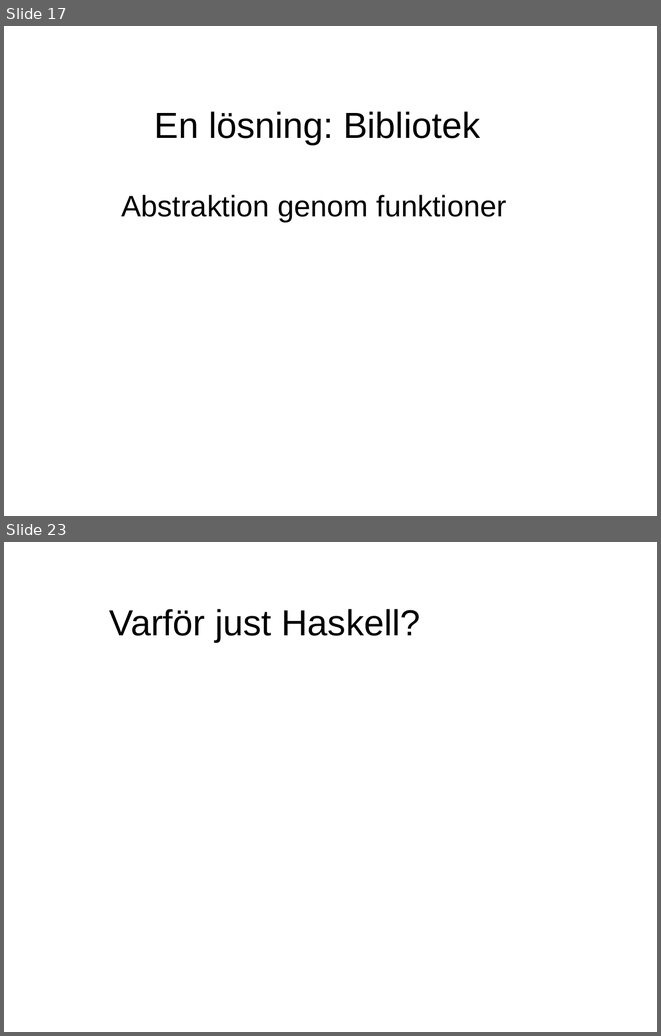
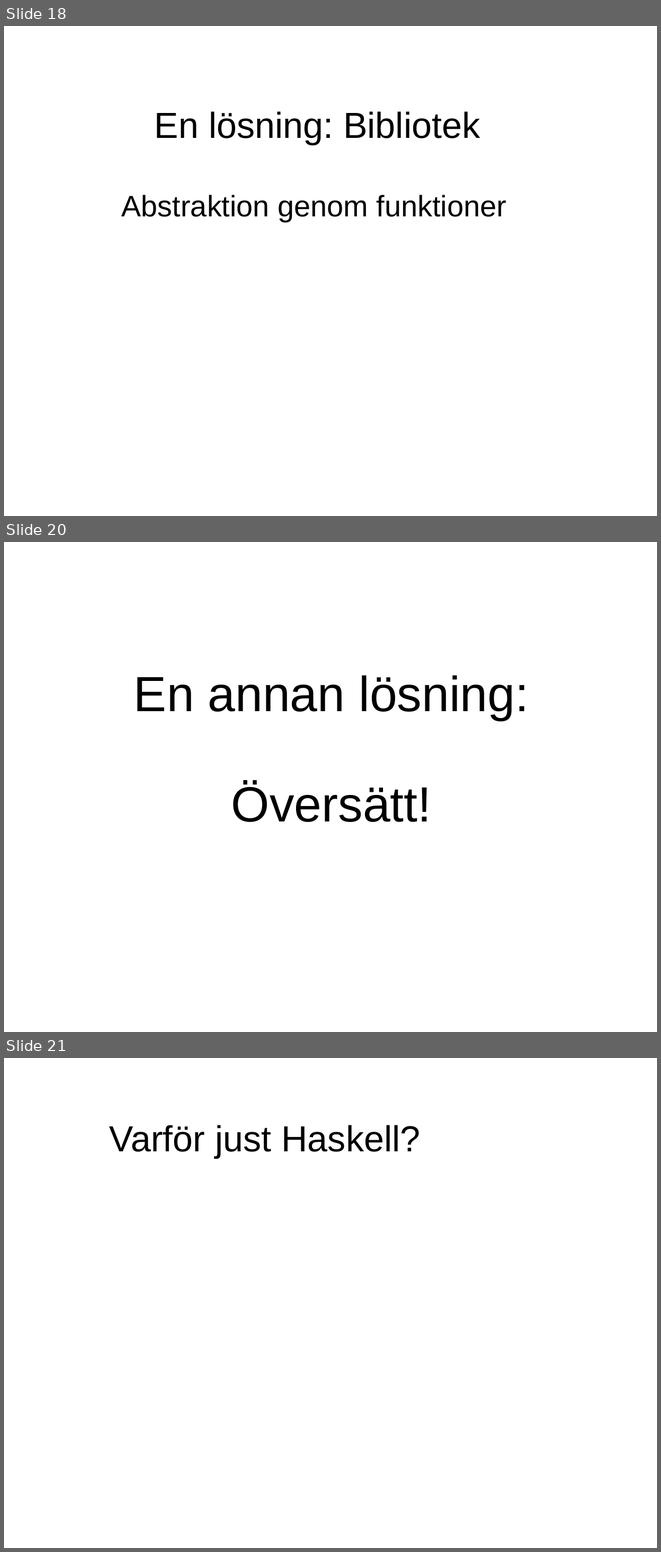
Before and after one commit to evilcandybag/JSHC, a slide deck: report/presentation.ppt. Shown one above the other, each under a label of ours: slides 17 and 23 before the commit, slides 18, 20 and 21 after it; the slides between them are not shown. The pictures are 661x1036 and 661x1552 pixels, drawn with LibreOffice and Linux fonts; fonts in the diff are those of the drawing. Boxes give left, top, right and bottom in pixels: in the first picture for what was removed or moved away, otherwise in the second. Text is boxed around its words. In the diff, an @@ line names an element or a change of style, - is before the commit and + after.

```diff
--- a/report/presentation.ppt
+++ b/report/presentation.ppt
@@ slide 20 added at [4,542,657,1032], background #FFFFFF @@
@@ text added at [134,675,529,822], 60 pt, text #000000 @@
+En annan lösning:
+Översätt!
@@ what was slide 17 is now slide 18 @@
@@ what was slide 23 is now slide 21 @@
```
Also in this commit, not shown: 12 slides changed, 3 other slides added, 4 slides removed, 1 other file.
